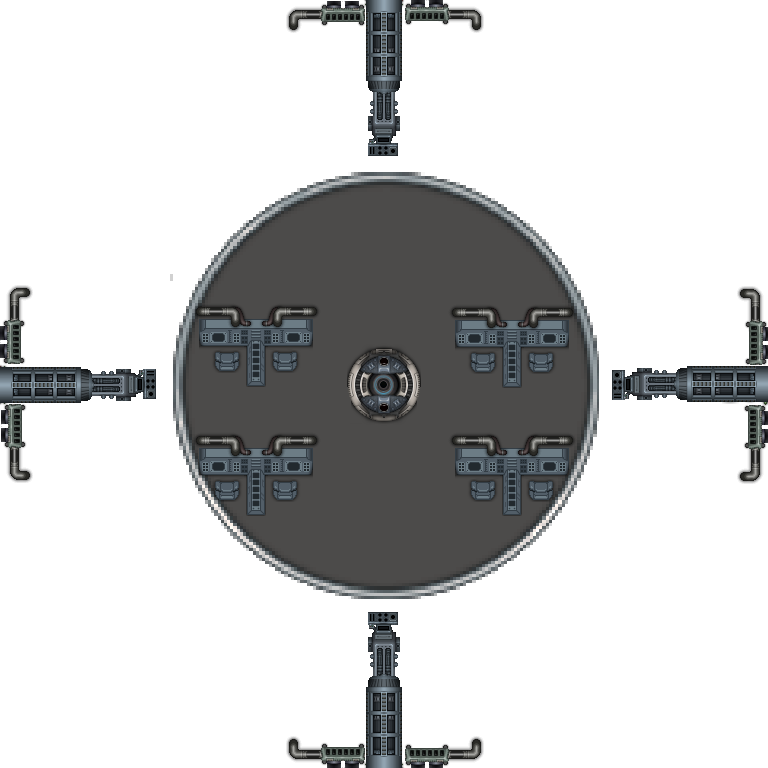
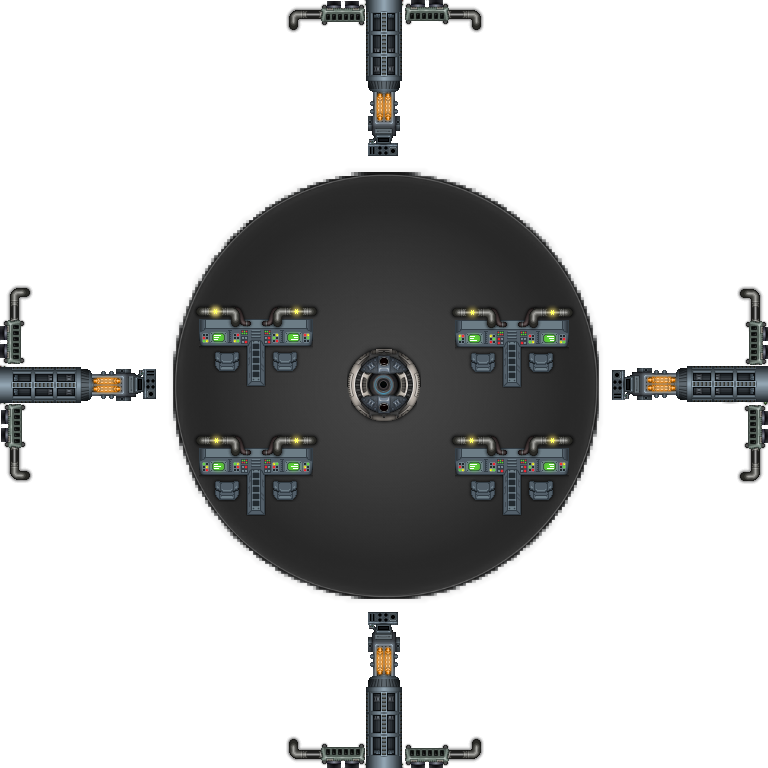
Layered file, before and after one edit (768 × 768). Changes by layer:
added group "pillarlights copy 2" with 8 layers above "pillarlights copy" over (94, 94, 674, 674)
added layer "Lights copy 6" (1st of 3, in "pillarlights copy 2") in group "pillarlights copy 2" over (645, 382, 674, 394)
added layer "Lights copy 5" (1st of 3, in "pillarlights copy 2") in group "pillarlights copy 2" over (645, 374, 674, 386)
added layer "Lights copy 4" (1st of 3, in "pillarlights copy 2") in group "pillarlights copy 2" over (94, 383, 123, 395)
added layer "Lights copy 3" (1st of 3, in "pillarlights copy 2") in group "pillarlights copy 2" over (94, 375, 123, 387)
added layer "Lights copy 2" (1st of 3, in "pillarlights copy 2") in group "pillarlights copy 2" over (374, 94, 386, 123)
added layer "Lights copy" (1st of 3, in "pillarlights copy 2") in group "pillarlights copy 2" over (382, 94, 394, 123)
added layer "Lights" (1st of 6, in "pillarlights copy 2") in group "pillarlights copy 2" over (374, 645, 386, 674)
added layer "Lights" (2nd of 6, in "pillarlights copy 2") in group "pillarlights copy 2" over (382, 645, 394, 674)
added group "pillarlights copy" with 8 layers above "pillarlights" over (91, 91, 678, 677)
added layer "Lights copy 6" (2nd of 3, in "pillarlights copy") in group "pillarlights copy" over (649, 382, 678, 394)
added layer "Lights copy 5" (2nd of 3, in "pillarlights copy") in group "pillarlights copy" over (649, 374, 678, 386)
showed group "Consoleon1_electricity copy 2" (8 layers) over (207, 303, 561, 449)
showed group "Consoleon1_electricity copy" (8 layers) over (207, 303, 561, 449)
showed group "Consoleon1_electricity" (8 layers) over (213, 309, 555, 443)
showed "console_on3" over (199, 319, 569, 516)
hid "console_off" over (199, 319, 569, 516)
renamed "Color Fill 1" to "Layer 12", painted on it, masked it over (169, 168, 603, 603)
…and 6 more changes (6 added)
